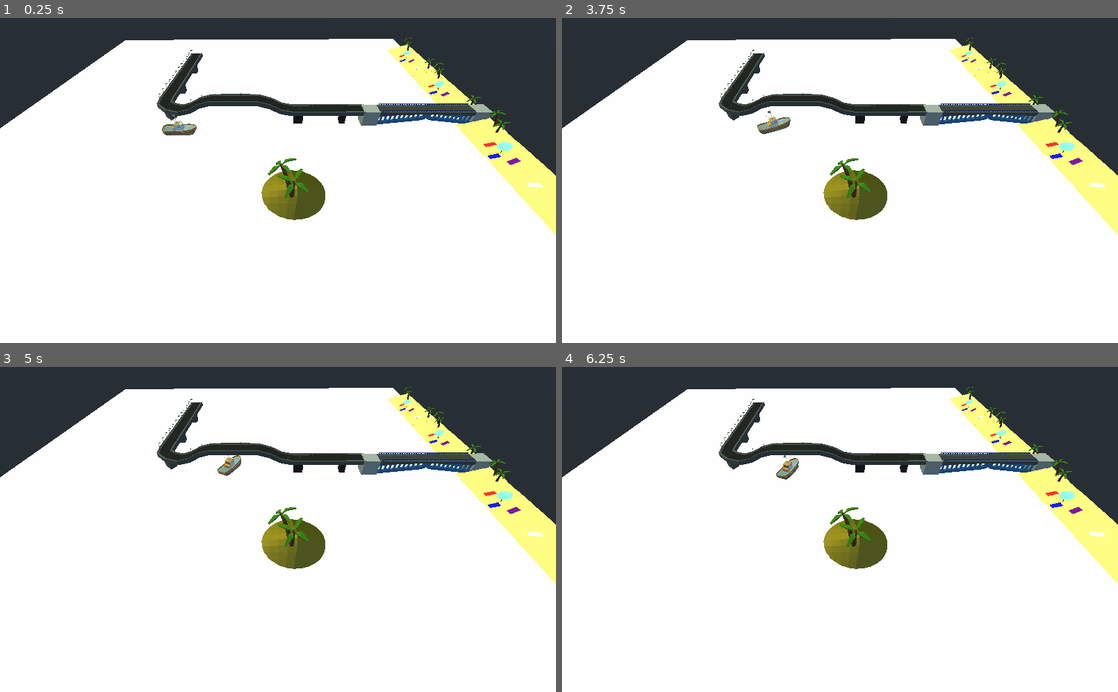
Above: before the commit, frames 1-4 (two rows, left to right).
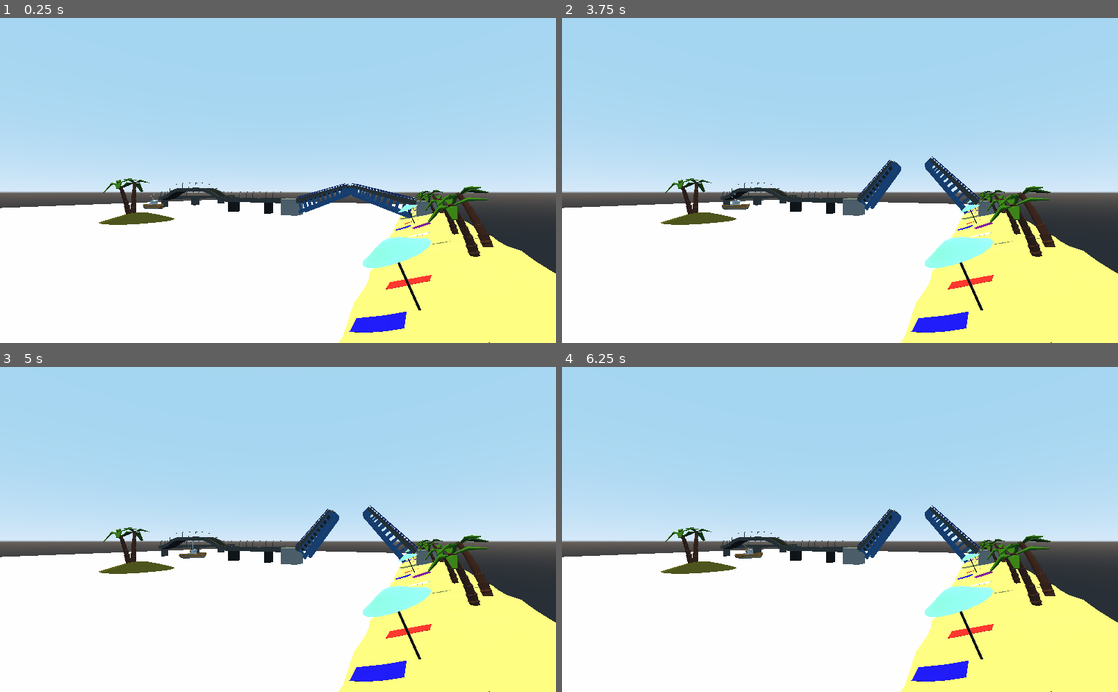
Above: after the commit, the same moments.

Repository: raczynskid/Tugboat
Game: Godot game, scene res://World.tscn
Same seed, same stepped clock (60 frames per second), same inputs: the game is played once before the commit and once after it.
Inputs:
- Up to frame 1 (0.25 s): no input
- Up to frame 2 (3.75 s): hold Right (ui_right) 0.53-1.28 s; tap Enter at 1.25 s; hold Down (ui_down) 1.28-2.03 s; hold Right (ui_right) 2.03-2.78 s; tap Space at 2.75 s; hold Up (ui_up) 2.78-3.53 s; hold Left (ui_left) from 3.53 s (still down)
- Up to frame 3 (5 s): keep holding Left (ui_left)
- Up to frame 4 (6.25 s): release Left (ui_left) at 5.03 s; hold Down (ui_down) 5.03-5.78 s; hold Right (ui_right) from 5.78 s (still down)

The runs differ from the first frame. In frame 1, 73% of the frame differs, in the area x 0-100%, y 0-100%; in frame 2, 72%; in frame 3, 72%; in frame 4, 72%.

Commit message:
cinematic cam and updated readme

Diff:
--- a/World.tscn
+++ b/World.tscn
@@ -23,6 +23,9 @@
 [node name="Player" parent="." instance=ExtResource( 2 )]
 transform = Transform( 1, 0, 0, 0, 1, 0, 0, 0, 1, 4.90744, 0.548833, 7.75882 )
 
+[node name="CinematicCam" type="Camera" parent="."]
+transform = Transform( -0.50185, 0.0435523, 0.863858, 0.000369295, 0.998742, -0.0501381, -0.864955, -0.0248428, -0.501235, 28.824, 3.67924, -29.5539 )
+
 [node name="Camera" type="Camera" parent="."]
 transform = Transform( -0.0050252, -0.731092, 0.68226, -0.00538472, 0.682279, 0.731072, -0.999973, 2.09553e-09, -0.00736531, 30.5807, 18.509, -4.9612 )
 
@@ -31,6 +34,7 @@
 
 [node name="Bridge" parent="." instance=ExtResource( 4 )]
 transform = Transform( -1.62921e-07, 0, 1, 0, 1, 0, -1, 0, -1.62921e-07, 3.28839, 0.881504, -23.7909 )
+raised = true
 
 [node name="Beach" parent="." instance=ExtResource( 5 )]
 transform = Transform( 0.5, 0, 0, 0, 0.5, 0, 0, 0, 0.5, 10.75, 1.15508, -29.1696 )
Binary file changed: pics/tmp.png
